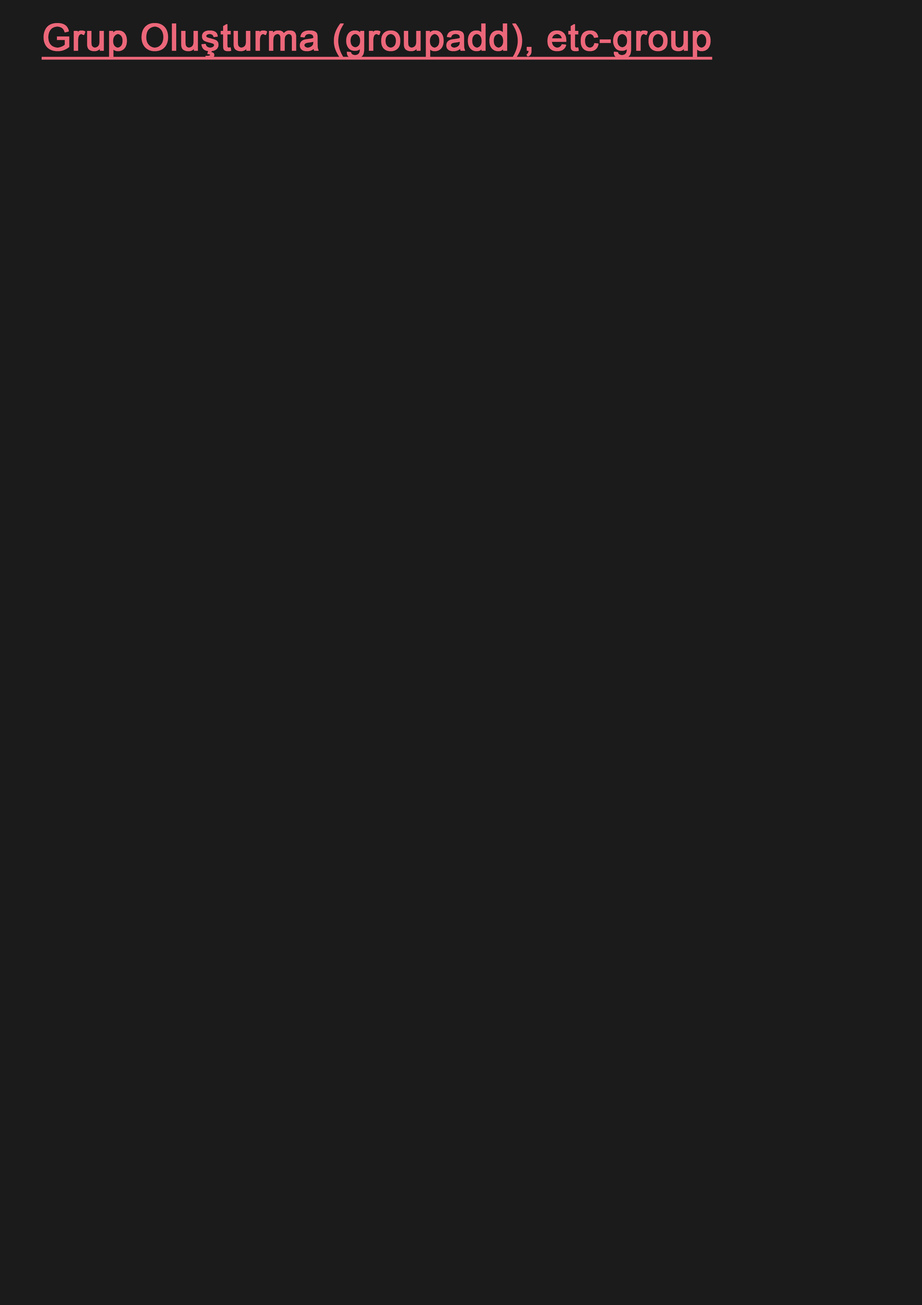
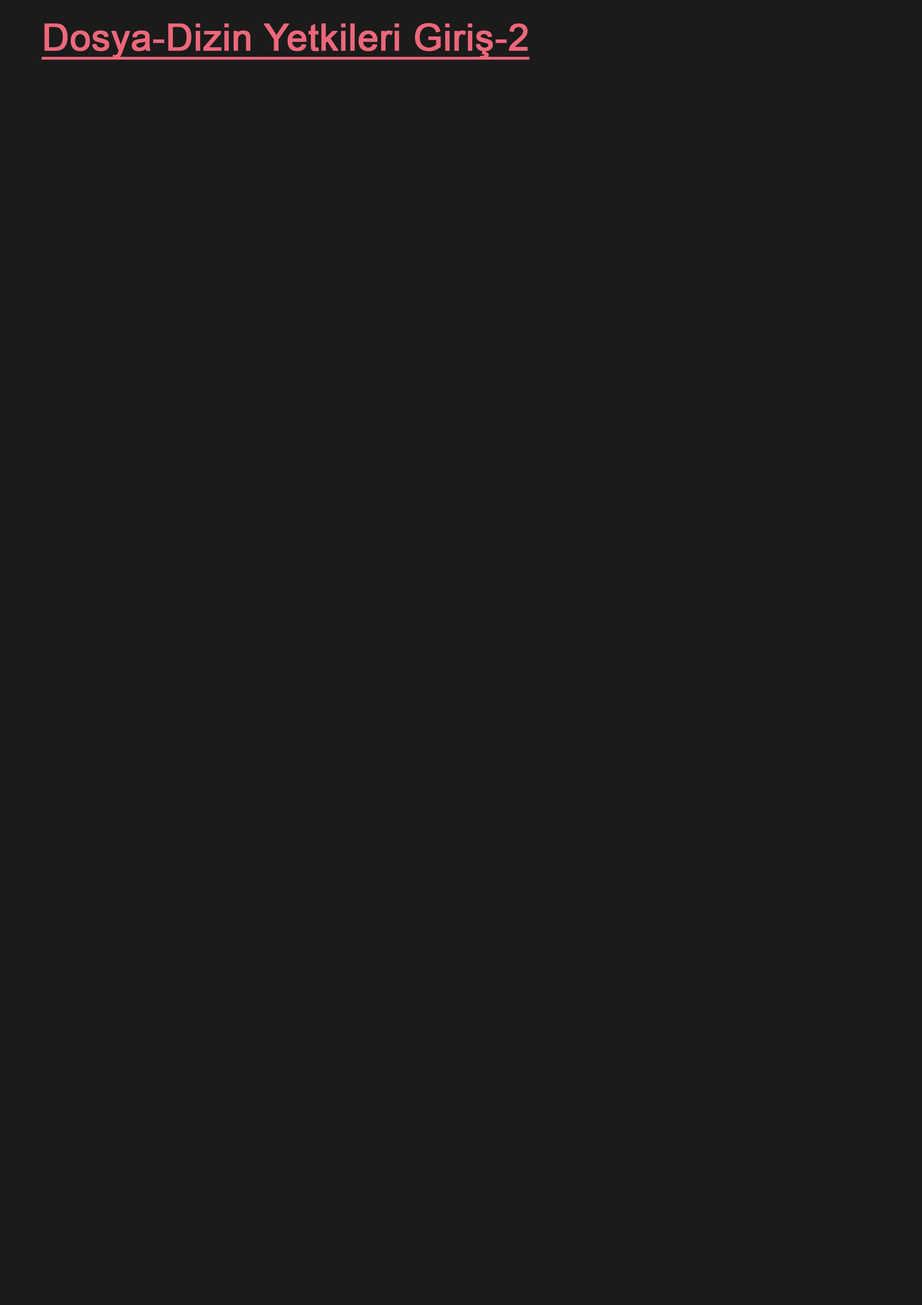
The second 922 × 1305 image is a revision of the first. Changes to its layers:
renamed "Grup Oluşturma (groupadd), etc-group" to "Dosya-Dizin Yetkileri Giriş-2", painted on it over [43, 23, 713, 60]
